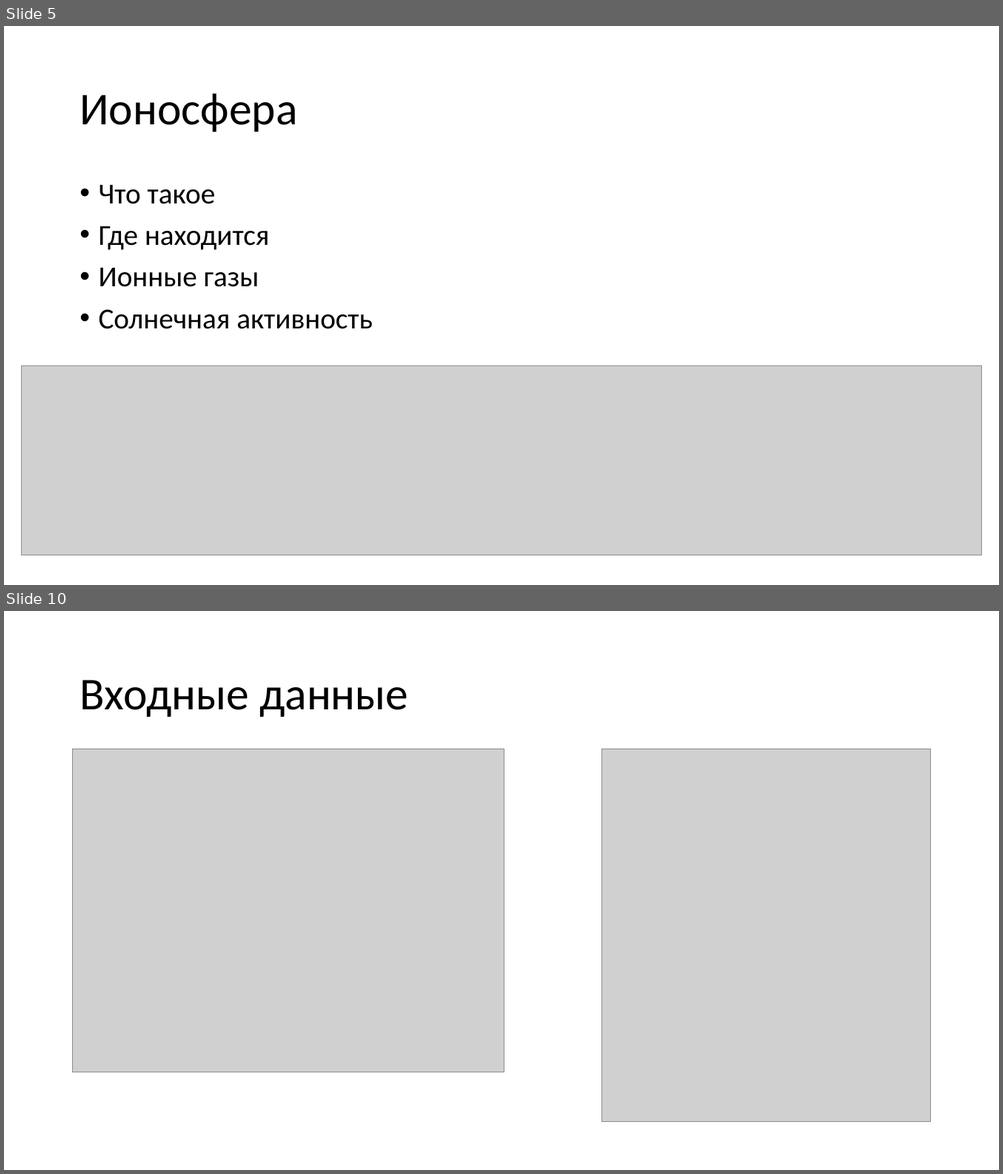
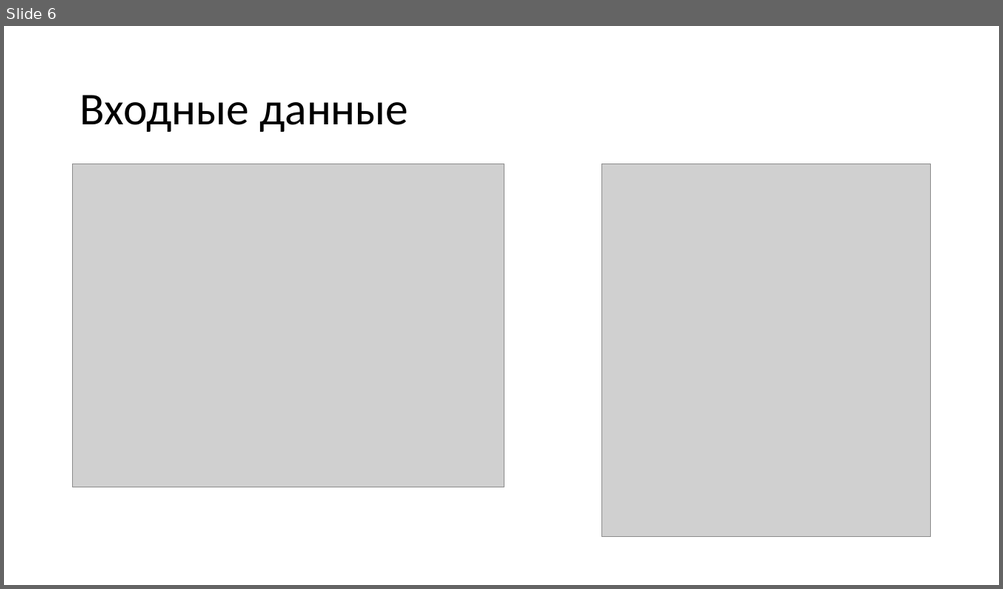
Before and after one commit to SaraFarron/------, a slide deck: Исследование алгоритма вычисления ионосферной поправки для системы Galileo.pptx. Shown one above the other, each under a label of ours: slides 5 and 10 before the commit, slide 6 after it; the slides between them are not shown. The pictures are 1003x1174 and 1003x589 pixels, drawn with LibreOffice and Linux fonts; fonts in the diff are those of the drawing; grey boxes stand for pictures. Boxes give left, top, right and bottom in pixels: in the first picture for what was removed or moved away, otherwise in the second. Text is boxed around its words. In the diff, an @@ line names an element or a change of style, - is before the commit and + after.

```diff
--- a/Исследование алгоритма вычисления ионосферной поправки для системы Galileo.pptx
+++ b/Исследование алгоритма вычисления ионосферной поправки для системы Galileo.pptx
@@ slide 5 removed at (4, 26, 999, 585), background #FFFFFF @@
@@ title removed at (79, 93, 297, 132) @@
-Ионосфера
@@ text removed at (99, 185, 373, 329) @@
-• Что такое
-• Где находится
-• Ионные газы
-• Солнечная активность
@@ picture removed at (21, 366, 982, 556) @@
@@ what was slide 10 is now slide 6 @@
```
Also in this commit, not shown: 6 slides changed, 5 slides added, 6 other slides removed, 7 other files.
